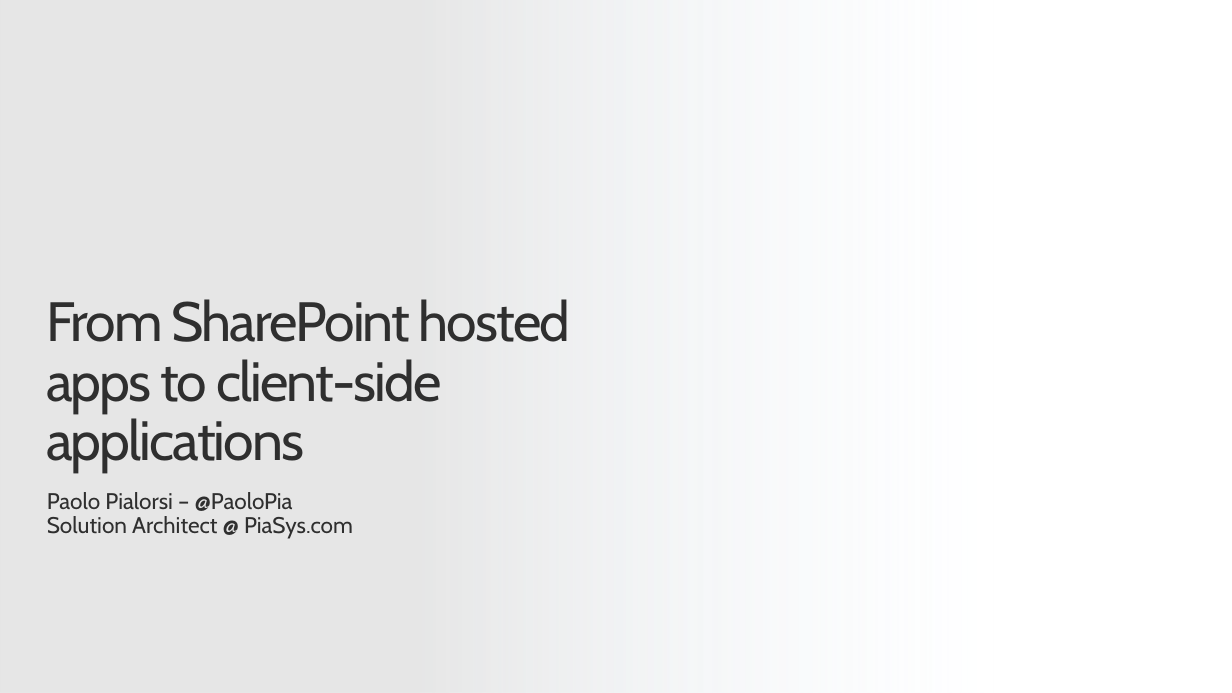
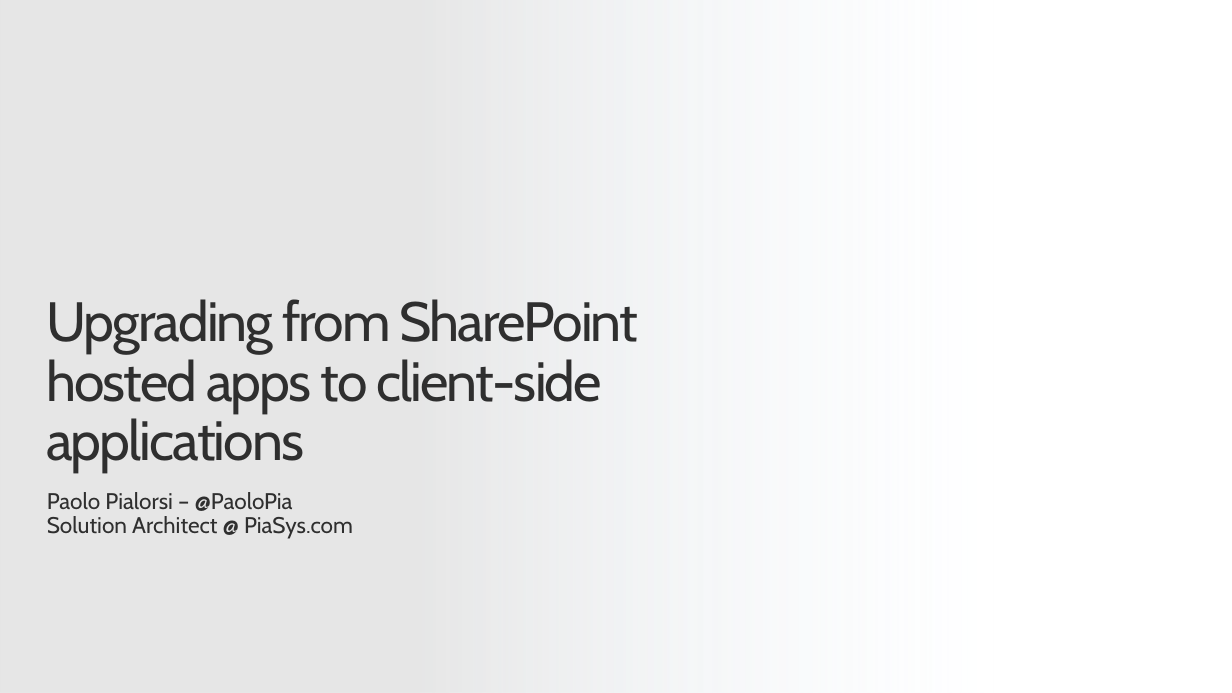
Before and after one commit to pnp/addin-transformation-guidance, a slide deck: slide 1 of presentations/From-SharePoint-Hosted-to-Client-Side.pptx. Drawn at 1232x693 pixels with LibreOffice and Linux fonts; fonts in the diff are those of the drawing; background and template pictures are left out. Boxes give left, top, right and bottom in pixels: in the first picture for what was removed or moved away, otherwise in the second. Text is boxed around its words. In the diff, an @@ line names an element or a change of style, - is before the commit and + after.

```diff
--- a/presentations/From-SharePoint-Hosted-to-Client-Side.pptx
+++ b/presentations/From-SharePoint-Hosted-to-Client-Side.pptx
@@ title at [46, 299, 638, 473]: text changed @@
-From SharePoint hosted apps to client-side applications
+Upgrading from SharePoint hosted apps to client-side applications
```
Also in this commit, not shown: 2 other slides changed, 3 other files.
